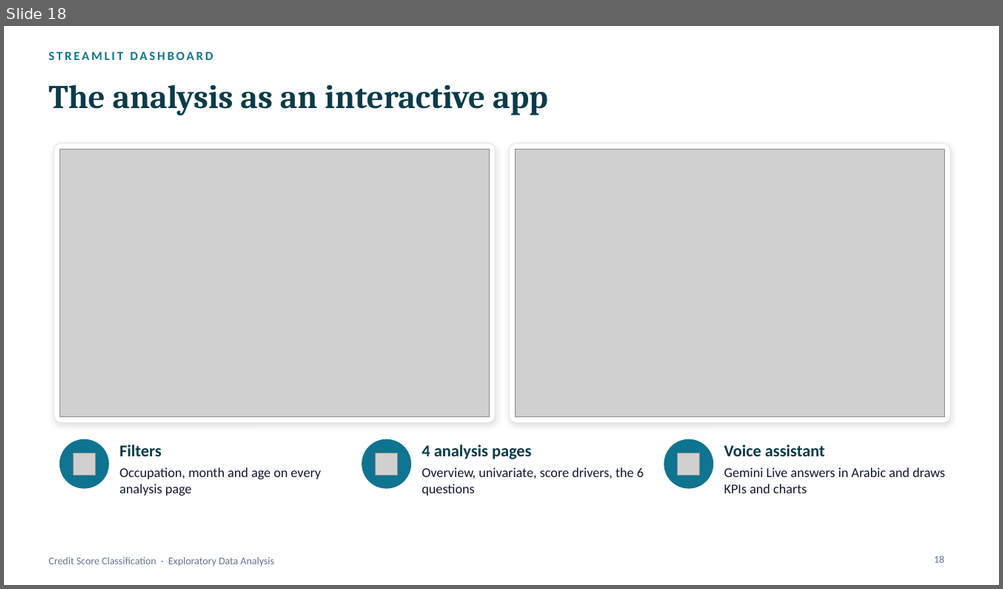
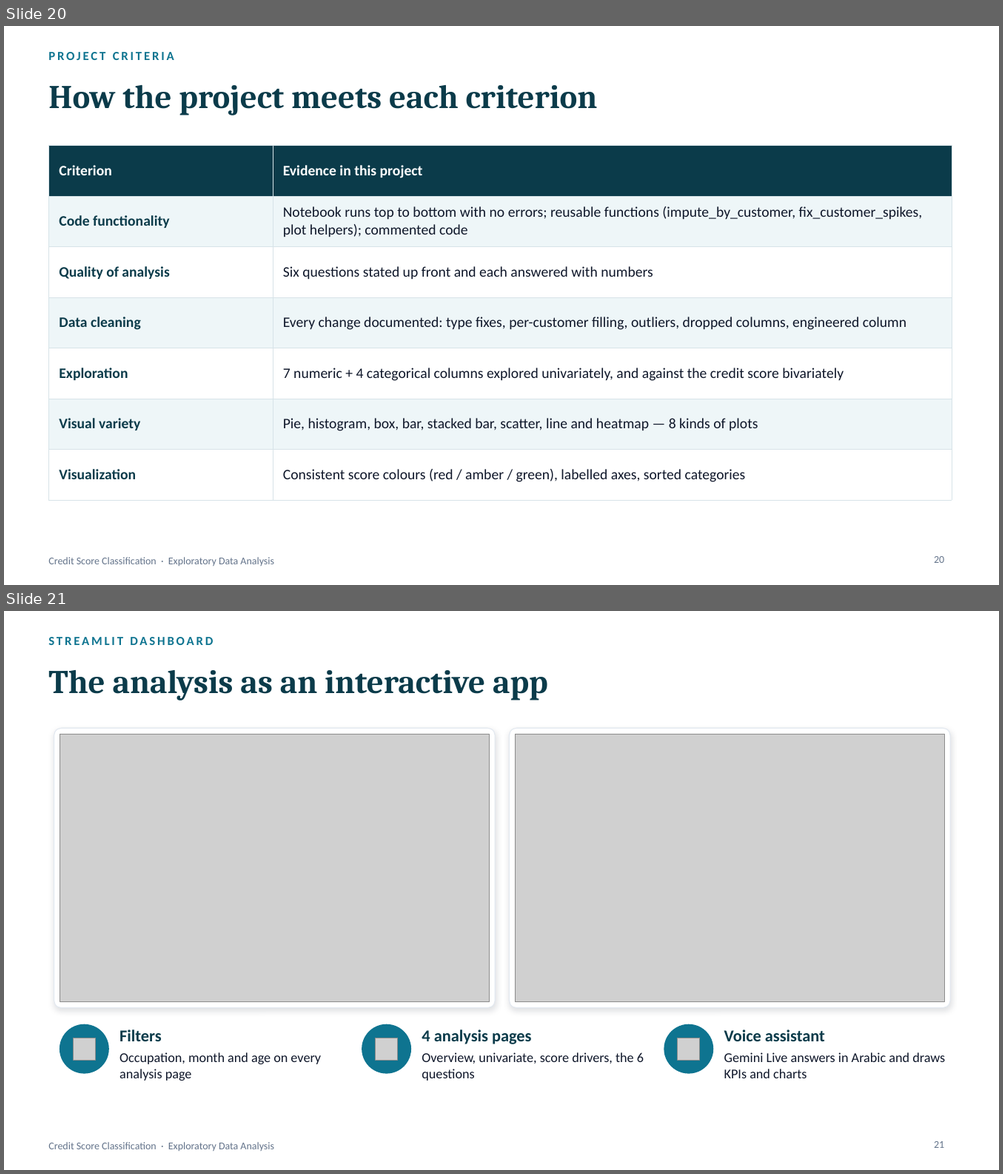
Before and after one commit to Marcellino-Ashraf/Credit-Score-Classification---EDA-and-streamlit, a slide deck: Credit Score Classification - Presentation.pptx. Shown one above the other, each under a label of ours: slide 18 before the commit, slides 20 and 21 after it. The pictures are 1003x589 and 1003x1174 pixels, drawn with LibreOffice and Linux fonts; fonts in the diff are those of the drawing; grey boxes stand for pictures. Boxes give left, top, right and bottom in pixels: in the first picture for what was removed or moved away, otherwise in the second. Text is boxed around its words. In the diff, an @@ line names an element or a change of style, - is before the commit and + after.

```diff
--- a/Credit Score Classification - Presentation.pptx
+++ b/Credit Score Classification - Presentation.pptx
@@ slide 20 added at (4,26,999,585), background #FFFFFF; not listed: 1 template element that a slide beside it also shows @@
@@ text added at (48,52,174,60), 12 pt, text #0E7490, bold @@
+PROJECT CRITERIA
@@ title added at (48,85,597,116), 32 pt, text #0B3B4A, bold @@
+How the project meets each criterion
@@ table added at (48,145,951,486), 7 rows, 2 columns @@
+Criterion | Evidence in this project
+Code functionality | Notebook runs top to bottom with no errors; reusable functions (impute_by_customer, fix_customer_spikes, plot helpers); commented code
+Quality of analysis | Six questions stated up front and each answered with numbers
+Data cleaning | Every change documented: type fixes, per-customer filling, outliers, dropped columns, engineered column
+Exploration | 7 numeric + 4 categorical columns explored univariately, and against the credit score bivariately
+Visual variety | Pie, histogram, box, bar, stacked bar, scatter, line and heatmap — 8 kinds of plots
+Visualization | Consistent score colours (red / amber / green), labelled axes, sorted categories
@@ page number added at (933,557,944,563), 10 pt, text #64748B @@
+20
@@ what was slide 18 is now slide 21 @@
@@ page number at (933,1142,944,1148): text changed @@
-18
+21
```
Also in this commit, not shown: 2 slides changed, 2 other slides added.
